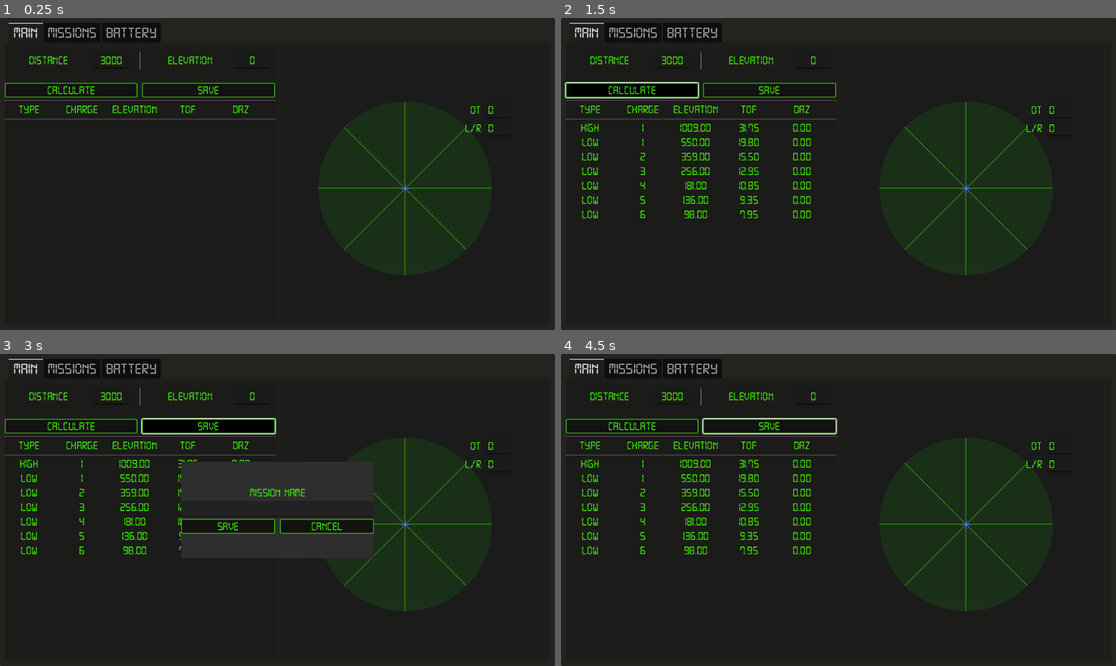
Above: before the commit, frames 1-4 (two rows, left to right).
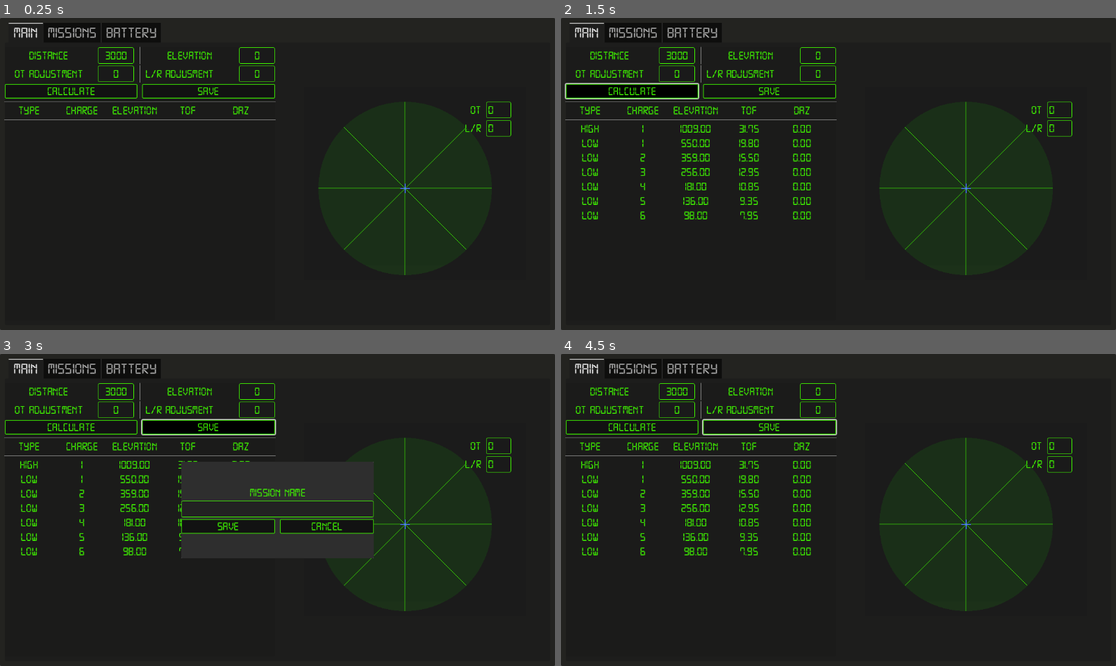
Above: after the commit, the same moments.

Repository: cparadis777/ArmaArtilleryPlanner
Game: Godot game, scene res://UI/main_ui.tscn
Same seed, same stepped clock (60 frames per second), same inputs: the game is played once before the commit and once after it.
Inputs (mouse positions are in pixels of both pictures, inside the frame that each line leads up to):
- Up to frame 1 (0.25 s): no input
- Up to frame 2 (1.5 s): click "Calculate" at 0.5 s; click "Calculate" at 1.25 s
- Up to frame 3 (3 s): click "Calculate" at 2 s; click "Save" at 2.75 s
- Up to frame 4 (4.5 s): click (838, 510) at 3.52 s; type "Alex" at 3.6 s; click "Cancel" at 4.25 s

The runs differ from the first frame. In frame 1, 2.5% of the frame differs, in the area x 0-93%, y 9-39%; in frame 2, 4.1%; in frame 3, 3.7%; in frame 4, 4.1%, in the area x 0-93%, y 9-65%.

Commit message:
Moved functional adj fields into the main mission ui panel.

Diff:
--- a/Resources/MainTheme.tres
+++ b/Resources/MainTheme.tres
@@ -23,10 +23,11 @@
 content_margin_bottom = 4.0
 bg_color = Color(1, 1, 1, 0.75)
 draw_center = false
-border_width_left = 2
-border_width_top = 2
-border_width_right = 2
-border_width_bottom = 2
+border_width_left = 1
+border_width_top = 1
+border_width_right = 1
+border_width_bottom = 1
+border_color = Color(0.254902, 1, 0, 1)
 corner_radius_top_left = 3
 corner_radius_top_right = 3
 corner_radius_bottom_right = 3
@@ -43,8 +44,11 @@
 content_margin_right = 4.0
 content_margin_bottom = 4.0
 bg_color = Color(0.1, 0.1, 0.1, 0.6)
-border_width_bottom = 2
-border_color = Color(0, 0, 0, 0.6)
+border_width_left = 1
+border_width_top = 1
+border_width_right = 1
+border_width_bottom = 1
+border_color = Color(0.254902, 1, 0, 1)
 corner_radius_top_left = 3
 corner_radius_top_right = 3
 corner_radius_bottom_right = 3
--- a/UI/main_ui.gd
+++ b/UI/main_ui.gd
@@ -48,10 +48,10 @@
 
 func get_solutions() -> void:
 	var solutions = []
-	var distance = int(%Distance.text) + %Target.current_ot_adjustment #
+	var distance = int(%Distance.text) + int(%ot_adj.text) #
 	var elevation = int(%Elevation.text) - int(%BATTELEV.text)
 
-	var result = Arty.caculate_lr_shift(distance, %Target.current_lr_adjustment)
+	var result = Arty.caculate_lr_shift(distance, int(%lr_adj.text))
 	distance = result[0]
 	var azimuth = result[1]
 
--- a/UI/main_ui.tscn
+++ b/UI/main_ui.tscn
@@ -74,63 +74,91 @@
 layout_mode = 2
 alignment = 1
 
-[node name="MarginContainer" type="MarginContainer" parent="Panel/MarginContainer/TabContainer/MAIN/HBoxContainer/LeftSide/VBoxContainer2/VBoxContainer"]
-layout_mode = 2
-
-[node name="VBoxContainer" type="VBoxContainer" parent="Panel/MarginContainer/TabContainer/MAIN/HBoxContainer/LeftSide/VBoxContainer2/VBoxContainer/MarginContainer"]
-layout_mode = 2
-alignment = 1
-
-[node name="HBoxContainer" type="HBoxContainer" parent="Panel/MarginContainer/TabContainer/MAIN/HBoxContainer/LeftSide/VBoxContainer2/VBoxContainer/MarginContainer/VBoxContainer"]
-custom_minimum_size = Vector2(0, 50)
-layout_mode = 2
-size_flags_vertical = 8
-alignment = 1
-
-[node name="VBoxContainer" type="VBoxContainer" parent="Panel/MarginContainer/TabContainer/MAIN/HBoxContainer/LeftSide/VBoxContainer2/VBoxContainer/MarginContainer/VBoxContainer/HBoxContainer"]
-layout_mode = 2
-size_flags_horizontal = 3
-
-[node name="HBoxContainer" type="HBoxContainer" parent="Panel/MarginContainer/TabContainer/MAIN/HBoxContainer/LeftSide/VBoxContainer2/VBoxContainer/MarginContainer/VBoxContainer/HBoxContainer/VBoxContainer"]
-layout_mode = 2
-alignment = 1
-
-[node name="Label" type="Label" parent="Panel/MarginContainer/TabContainer/MAIN/HBoxContainer/LeftSide/VBoxContainer2/VBoxContainer/MarginContainer/VBoxContainer/HBoxContainer/VBoxContainer/HBoxContainer"]
+[node name="HBoxContainer3" type="HBoxContainer" parent="Panel/MarginContainer/TabContainer/MAIN/HBoxContainer/LeftSide/VBoxContainer2/VBoxContainer"]
+layout_mode = 2
+size_flags_vertical = 3
+alignment = 1
+
+[node name="HBoxContainer" type="HBoxContainer" parent="Panel/MarginContainer/TabContainer/MAIN/HBoxContainer/LeftSide/VBoxContainer2/VBoxContainer/HBoxContainer3"]
+layout_mode = 2
+size_flags_horizontal = 3
+alignment = 1
+
+[node name="Label" type="Label" parent="Panel/MarginContainer/TabContainer/MAIN/HBoxContainer/LeftSide/VBoxContainer2/VBoxContainer/HBoxContainer3/HBoxContainer"]
 layout_mode = 2
 size_flags_horizontal = 6
 text = "Distance"
 horizontal_alignment = 1
 
-[node name="Distance" type="LineEdit" parent="Panel/MarginContainer/TabContainer/MAIN/HBoxContainer/LeftSide/VBoxContainer2/VBoxContainer/MarginContainer/VBoxContainer/HBoxContainer/VBoxContainer/HBoxContainer"]
+[node name="Distance" type="LineEdit" parent="Panel/MarginContainer/TabContainer/MAIN/HBoxContainer/LeftSide/VBoxContainer2/VBoxContainer/HBoxContainer3/HBoxContainer"]
 unique_name_in_owner = true
 custom_minimum_size = Vector2(75, 0)
 layout_mode = 2
 text = "3000"
 alignment = 1
 
-[node name="VSeparator" type="VSeparator" parent="Panel/MarginContainer/TabContainer/MAIN/HBoxContainer/LeftSide/VBoxContainer2/VBoxContainer/MarginContainer/VBoxContainer/HBoxContainer"]
-custom_minimum_size = Vector2(25, 35)
-layout_mode = 2
-size_flags_vertical = 0
-
-[node name="VBoxContainer2" type="VBoxContainer" parent="Panel/MarginContainer/TabContainer/MAIN/HBoxContainer/LeftSide/VBoxContainer2/VBoxContainer/MarginContainer/VBoxContainer/HBoxContainer"]
-layout_mode = 2
-size_flags_horizontal = 3
-
-[node name="HBoxContainer" type="HBoxContainer" parent="Panel/MarginContainer/TabContainer/MAIN/HBoxContainer/LeftSide/VBoxContainer2/VBoxContainer/MarginContainer/VBoxContainer/HBoxContainer/VBoxContainer2"]
-layout_mode = 2
-alignment = 1
-
-[node name="Label" type="Label" parent="Panel/MarginContainer/TabContainer/MAIN/HBoxContainer/LeftSide/VBoxContainer2/VBoxContainer/MarginContainer/VBoxContainer/HBoxContainer/VBoxContainer2/HBoxContainer"]
+[node name="VSeparator" type="VSeparator" parent="Panel/MarginContainer/TabContainer/MAIN/HBoxContainer/LeftSide/VBoxContainer2/VBoxContainer/HBoxContainer3"]
+layout_mode = 2
+size_flags_horizontal = 4
+
+[node name="HBoxContainer2" type="HBoxContainer" parent="Panel/MarginContainer/TabContainer/MAIN/HBoxContainer/LeftSide/VBoxContainer2/VBoxContainer/HBoxContainer3"]
+layout_mode = 2
+size_flags_horizontal = 3
+alignment = 1
+
+[node name="Label" type="Label" parent="Panel/MarginContainer/TabContainer/MAIN/HBoxContainer/LeftSide/VBoxContainer2/VBoxContainer/HBoxContainer3/HBoxContainer2"]
 layout_mode = 2
 size_flags_horizontal = 6
 text = "Elevation"
 horizontal_alignment = 1
 
-[node name="Elevation" type="LineEdit" parent="Panel/MarginContainer/TabContainer/MAIN/HBoxContainer/LeftSide/VBoxContainer2/VBoxContainer/MarginContainer/VBoxContainer/HBoxContainer/VBoxContainer2/HBoxContainer"]
+[node name="Elevation" type="LineEdit" parent="Panel/MarginContainer/TabContainer/MAIN/HBoxContainer/LeftSide/VBoxContainer2/VBoxContainer/HBoxContainer3/HBoxContainer2"]
 unique_name_in_owner = true
 custom_minimum_size = Vector2(75, 0)
 layout_mode = 2
+text = "0"
+alignment = 1
+
+[node name="HBoxContainer2" type="HBoxContainer" parent="Panel/MarginContainer/TabContainer/MAIN/HBoxContainer/LeftSide/VBoxContainer2/VBoxContainer"]
+layout_mode = 2
+alignment = 1
+
+[node name="HBoxContainer" type="HBoxContainer" parent="Panel/MarginContainer/TabContainer/MAIN/HBoxContainer/LeftSide/VBoxContainer2/VBoxContainer/HBoxContainer2"]
+layout_mode = 2
+size_flags_horizontal = 3
+alignment = 1
+
+[node name="Label" type="Label" parent="Panel/MarginContainer/TabContainer/MAIN/HBoxContainer/LeftSide/VBoxContainer2/VBoxContainer/HBoxContainer2/HBoxContainer"]
+layout_mode = 2
+size_flags_horizontal = 6
+text = "OT Adjustment"
+horizontal_alignment = 1
+
+[node name="ot_adj" type="LineEdit" parent="Panel/MarginContainer/TabContainer/MAIN/HBoxContainer/LeftSide/VBoxContainer2/VBoxContainer/HBoxContainer2/HBoxContainer"]
+unique_name_in_owner = true
+custom_minimum_size = Vector2(75, 0)
+layout_mode = 2
+text = "0"
+alignment = 1
+
+[node name="VSeparator" type="VSeparator" parent="Panel/MarginContainer/TabContainer/MAIN/HBoxContainer/LeftSide/VBoxContainer2/VBoxContainer/HBoxContainer2"]
+layout_mode = 2
+
+[node name="HBoxContainer2" type="HBoxContainer" parent="Panel/MarginContainer/TabContainer/MAIN/HBoxContainer/LeftSide/VBoxContainer2/VBoxContainer/HBoxContainer2"]
+layout_mode = 2
+size_flags_horizontal = 3
+alignment = 1
+
+[node name="Label2" type="Label" parent="Panel/MarginContainer/TabContainer/MAIN/HBoxContainer/LeftSide/VBoxContainer2/VBoxContainer/HBoxContainer2/HBoxContainer2"]
+layout_mode = 2
+size_flags_horizontal = 6
+text = "L/R Adjusment"
+
+[node name="lr_adj" type="LineEdit" parent="Panel/MarginContainer/TabContainer/MAIN/HBoxContainer/LeftSide/VBoxContainer2/VBoxContainer/HBoxContainer2/HBoxContainer2"]
+unique_name_in_owner = true
+custom_minimum_size = Vector2(75, 0)
+layout_mode = 2
+size_flags_horizontal = 10
 text = "0"
 alignment = 1
 
@@ -252,7 +280,7 @@
 unique_name_in_owner = true
 custom_minimum_size = Vector2(150, 0)
 layout_mode = 2
-placeholder_text = "00000000"
+text = "00000000"
 alignment = 1
 max_length = 8
 emoji_menu_enabled = false
@@ -266,7 +294,7 @@
 unique_name_in_owner = true
 custom_minimum_size = Vector2(150, 0)
 layout_mode = 2
-placeholder_text = "00000"
+text = "0"
 alignment = 1
 max_length = 5
 emoji_menu_enabled = false
Not shown: 4 places in Resources/MainTheme.tres that only renumber resources
